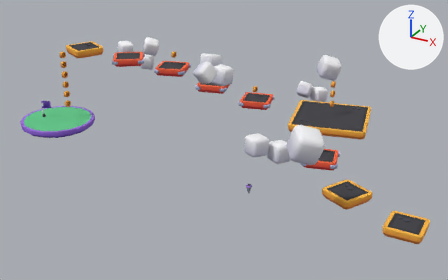
Renders of the Blender file Blender/level.blend from each side of a commit.
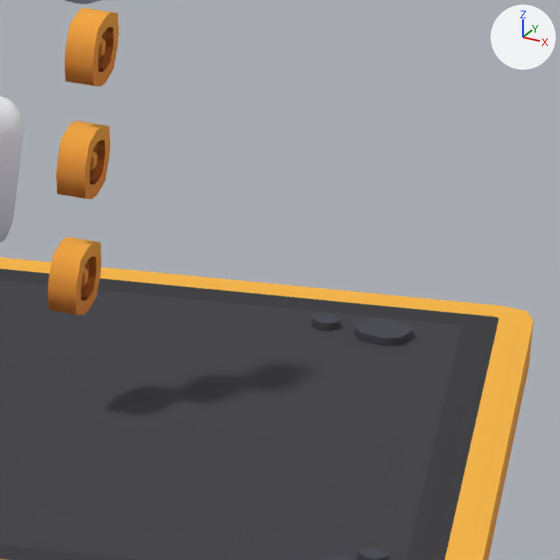
The first picture shows the older version from a 50 mm lens placed at (14.1, -28.7, 17.3), pointed at (-4.1, 4.5, 0.7). The close-ups show the older and then the newer version on the part from 73% to 83% of the width and 29% to 46% of the height of that picture. Only the edits that show in the close-ups are written down. Lighting does not change. The marker at upper right points along +X, +Y and +Z.

Objects in the first close-up: 'cloud.017', 'coin.010', 'coin.014', 'coin.015', 'platform-large.001' and 1 more.
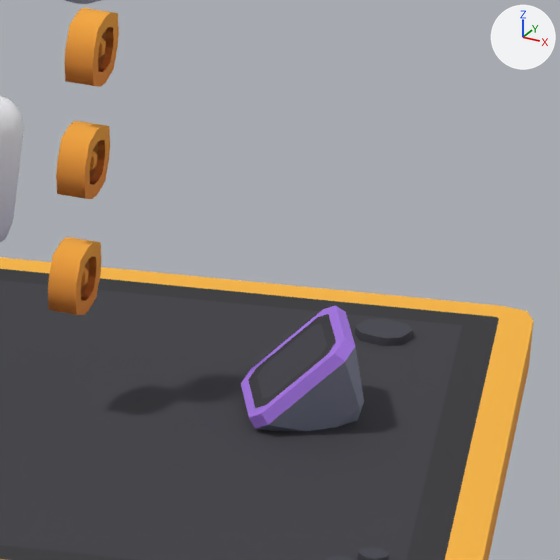
The change, as JSON lines over the scene's bpy script:
```json
{"op": "set", "path": "ob_jumppad_001.scale", "old": "(0.369, 0.369, 1.0)", "new": "(1.0, 1.0, 1.0)"}
{"op": "set", "path": "ob_jumppad_001.location", "old": "(0.0, 0.0, 0.0)", "new": "(2.959, 9.953, 1.899)"}
{"op": "set", "path": "ob_jumppad_001.rotation_euler", "old": "(0.0, 0.0, 0.0)", "new": "(0.0, -0.785, 0.411)", "note": "degrees (0, 0, 0) -> degrees (0, -45, 24)"}
```

Where the change shows, as pixel boxes (x1, y1, x2, y2) in the close-ups (560 x 560 px):
```json
{"object": "jumppad.001", "change": "moved, turned, rescaled", "after": [241, 306, 364, 431], "on screen": "not visible before"}
```
